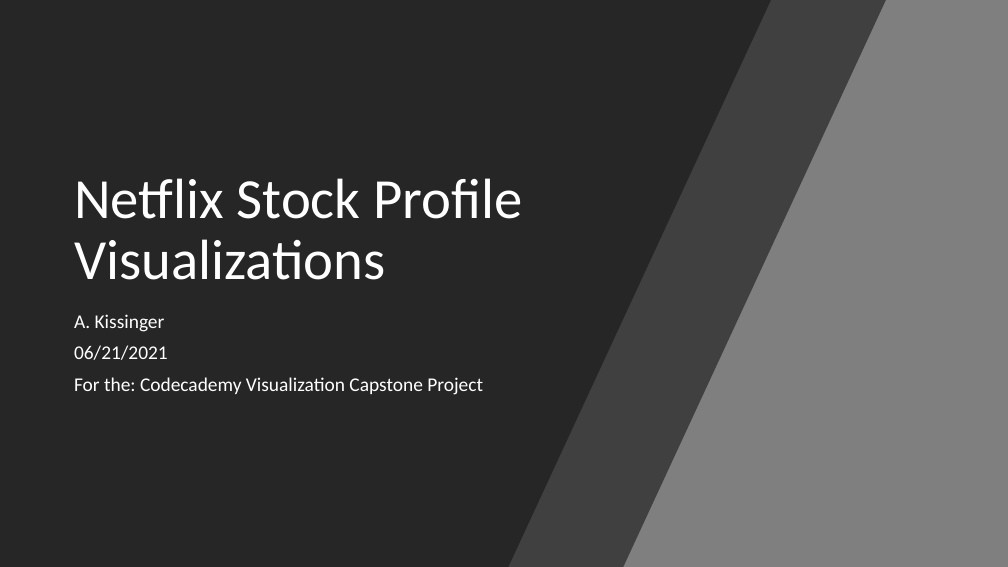
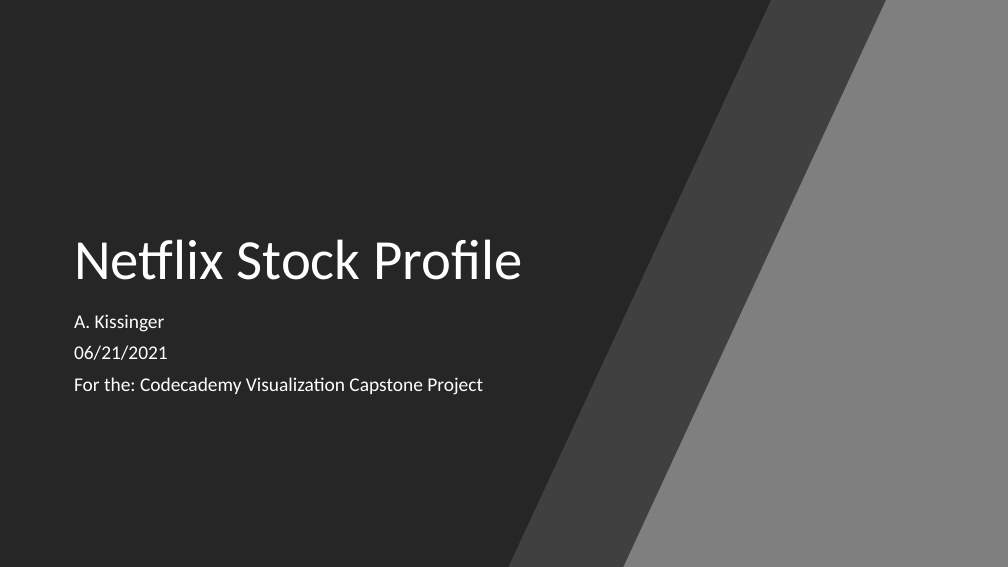
Before and after one commit to apriljkissinger/cc_netflix_stocks_capstone, a slide deck: slide 1 of netflix_presentation.pptx. Drawn at 1008x567 pixels with LibreOffice and Linux fonts; fonts in the diff are those of the drawing. Boxes give left, top, right and bottom in pixels: in the first picture for what was removed or moved away, otherwise in the second. Text is boxed around its words. In the diff, an @@ line names an element or a change of style, - is before the commit and + after.

Commit message:
Finished with the Netflix Presentation, renamed EOP.png to EPS.png and added titles and explanations to graphs.

```diff
--- a/netflix_presentation.pptx
+++ b/netflix_presentation.pptx
@@ title at (74, 239, 522, 280): text changed @@
-Netflix Stock Profile Visualizations
+Netflix Stock Profile
```
Also in this commit, not shown: 3 other slides changed, 7 other files.
